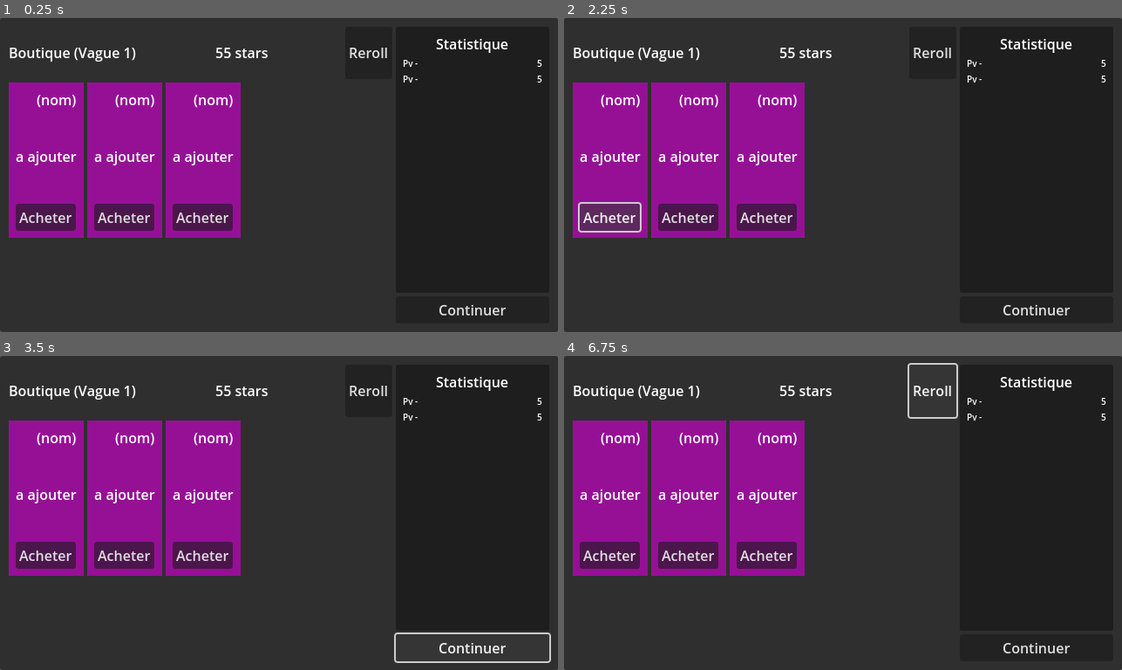
Above: before the commit, frames 1-4 (two rows, left to right).
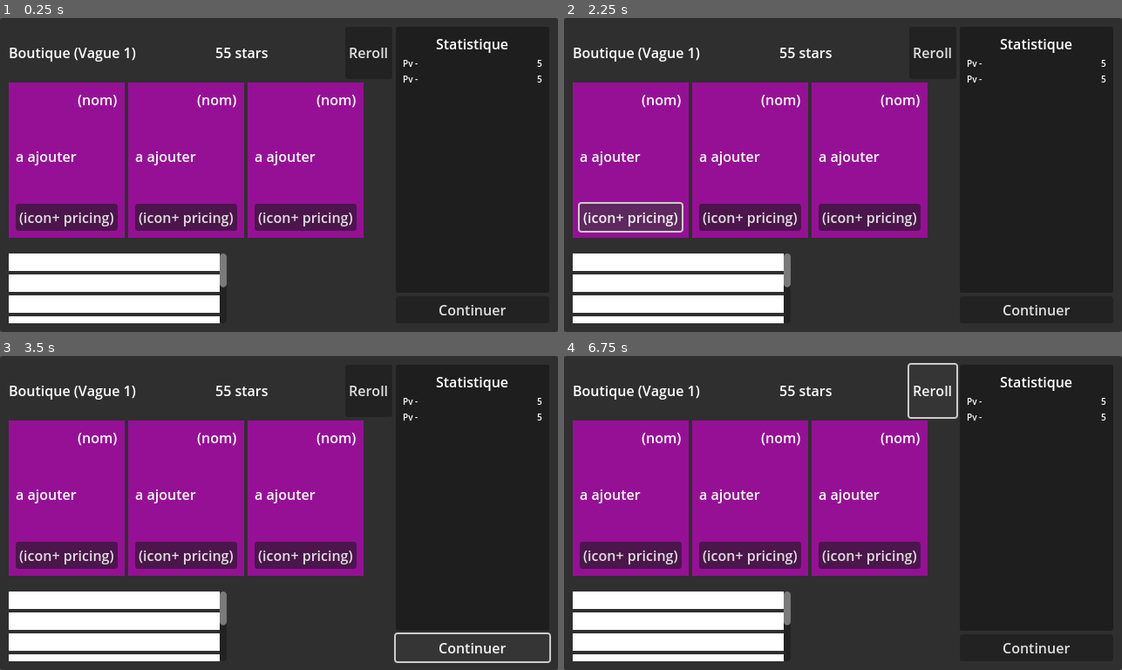
Above: after the commit, the same moments.

Repository: Parzival2066931/IntercoJV2026
Game: Godot game, scene res://Scenes/mondeAlex.tscn
Same seed, same stepped clock (60 frames per second), same inputs: the game is played once before the commit and once after it.
Inputs (mouse positions are in pixels of both pictures, inside the frame that each line leads up to):
- Up to frame 1 (0.25 s): no input
- Up to frame 2 (2.25 s): click (608, 215) at 0.5 s, where only the run before the commit has a clickable "Acheter"; click "Reroll" at 1.25 s; click (630, 215) at 2 s, where only the run after the commit has a clickable "(icon+ pricing)"
- Up to frame 3 (3.5 s): click "Continuer" at 2.75 s
- Up to frame 4 (6.75 s): click "Reroll" at 3.5 s; click (608, 553) at 4.25 s, where only the run before the commit has a clickable "Acheter"; click (630, 553) at 5 s, where only the run after the commit has a clickable "(icon+ pricing)"; click "Continuer" at 5.75 s; click "Reroll" at 6.5 s

The runs differ from the first frame. In frame 1, 21% of the frame differs, in the area x 1-66%, y 20-98%; in frame 2, 21%; in frame 3, 21%; in frame 4, 21%.

Commit message:
wip scrollItem

Diff:
--- a/Scenes/Shop.tscn
+++ b/Scenes/Shop.tscn
@@ -96,8 +96,8 @@
 size_flags_horizontal = 3
 
 [node name="ScrollContainer" type="ScrollContainer" parent="PanelContainer/MarginContainer/HBoxContainer/VBoxContainer/Footer"]
+custom_minimum_size = Vector2(250, 0)
 layout_mode = 2
-size_flags_horizontal = 3
 horizontal_scroll_mode = 0
 
 [node name="VBoxContainer" type="VBoxContainer" parent="PanelContainer/MarginContainer/HBoxContainer/VBoxContainer/Footer/ScrollContainer"]
@@ -106,9 +106,41 @@
 size_flags_vertical = 3
 theme = SubResource("Theme_lagin")
 
+[node name="ColorRect" type="ColorRect" parent="PanelContainer/MarginContainer/HBoxContainer/VBoxContainer/Footer/ScrollContainer/VBoxContainer"]
+custom_minimum_size = Vector2(0, 20)
+layout_mode = 2
+
+[node name="ColorRect2" type="ColorRect" parent="PanelContainer/MarginContainer/HBoxContainer/VBoxContainer/Footer/ScrollContainer/VBoxContainer"]
+custom_minimum_size = Vector2(0, 20)
+layout_mode = 2
+
+[node name="ColorRect3" type="ColorRect" parent="PanelContainer/MarginContainer/HBoxContainer/VBoxContainer/Footer/ScrollContainer/VBoxContainer"]
+custom_minimum_size = Vector2(0, 20)
+layout_mode = 2
+
+[node name="ColorRect4" type="ColorRect" parent="PanelContainer/MarginContainer/HBoxContainer/VBoxContainer/Footer/ScrollContainer/VBoxContainer"]
+custom_minimum_size = Vector2(0, 20)
+layout_mode = 2
+
+[node name="ColorRect5" type="ColorRect" parent="PanelContainer/MarginContainer/HBoxContainer/VBoxContainer/Footer/ScrollContainer/VBoxContainer"]
+custom_minimum_size = Vector2(0, 20)
+layout_mode = 2
+
+[node name="ColorRect6" type="ColorRect" parent="PanelContainer/MarginContainer/HBoxContainer/VBoxContainer/Footer/ScrollContainer/VBoxContainer"]
+custom_minimum_size = Vector2(0, 20)
+layout_mode = 2
+
+[node name="ColorRect7" type="ColorRect" parent="PanelContainer/MarginContainer/HBoxContainer/VBoxContainer/Footer/ScrollContainer/VBoxContainer"]
+custom_minimum_size = Vector2(0, 20)
+layout_mode = 2
+
+[node name="ColorRect8" type="ColorRect" parent="PanelContainer/MarginContainer/HBoxContainer/VBoxContainer/Footer/ScrollContainer/VBoxContainer"]
+custom_minimum_size = Vector2(0, 20)
+layout_mode = 2
+
 [node name="ShipUiDisplay" parent="PanelContainer/MarginContainer/HBoxContainer/VBoxContainer/Footer" instance=ExtResource("2_lagin")]
+custom_minimum_size = Vector2(150, 0)
 layout_mode = 2
-size_flags_horizontal = 3
 
 [node name="StatsSide" type="VBoxContainer" parent="PanelContainer/MarginContainer/HBoxContainer"]
 layout_mode = 2
--- a/Scenes/shipCards.tscn
+++ b/Scenes/shipCards.tscn
@@ -1,13 +1,18 @@
-[gd_scene format=3 uid="uid://c1lvlkukik05g"]
+[gd_scene load_steps=2 format=3 uid="uid://c1lvlkukik05g"]
+
+[ext_resource type="Script" uid="uid://crdskj8rxtv2o" path="res://script/cardBuilder.gd" id="1_2qhf5"]
 
 [node name="ShipCards" type="PanelContainer"]
 anchors_preset = 15
 anchor_right = 1.0
 anchor_bottom = 1.0
-offset_right = -447.0
-offset_bottom = -76.0
+offset_left = 3.0
+offset_top = 1.0
+offset_right = -433.0
+offset_bottom = -84.0
 grow_horizontal = 2
 grow_vertical = 2
+script = ExtResource("1_2qhf5")
 
 [node name="ColorRect" type="ColorRect" parent="."]
 layout_mode = 2
@@ -54,4 +59,4 @@
 
 [node name="BuyButton" type="Button" parent="MarginContainer/Item/ItemFoot"]
 layout_mode = 2
-text = "Acheter"
+text = "(icon+ pricing)"
--- a/script/cardBuilder.gd
+++ b/script/cardBuilder.gd
@@ -1,11 +1 @@
 extends Node
-
-
-# Called when the node enters the scene tree for the first time.
-func _ready() -> void:
-	pass # Replace with function body.
-
-
-# Called every frame. 'delta' is the elapsed time since the previous frame.
-func _process(delta: float) -> void:
-	pass
